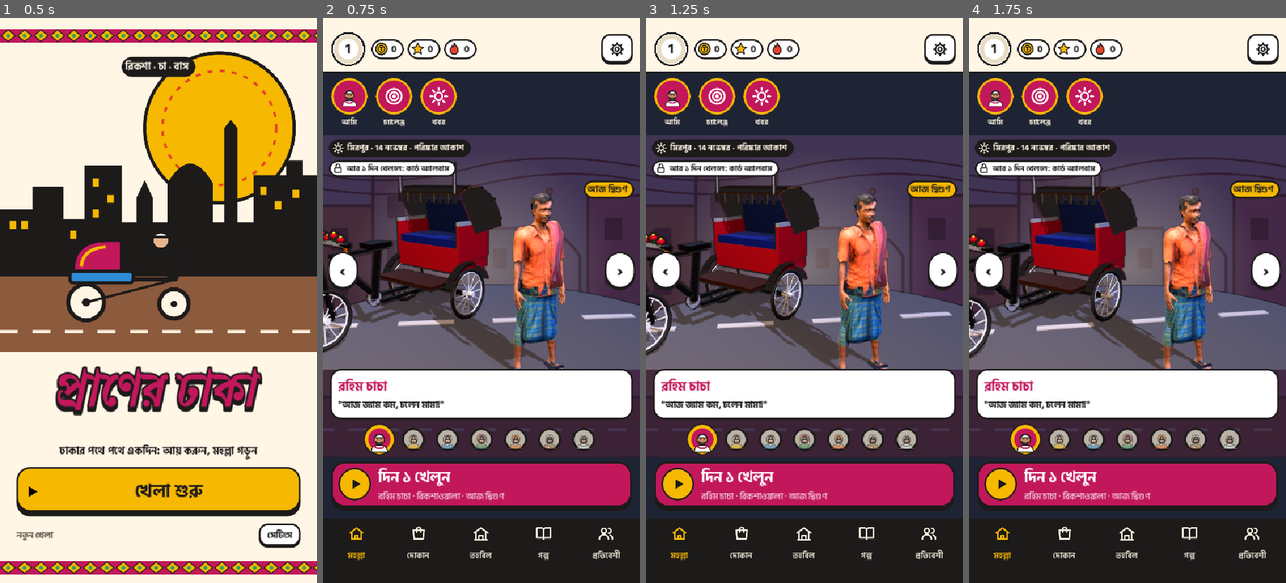
Above: before the commit, frames 1-4 (left to right).
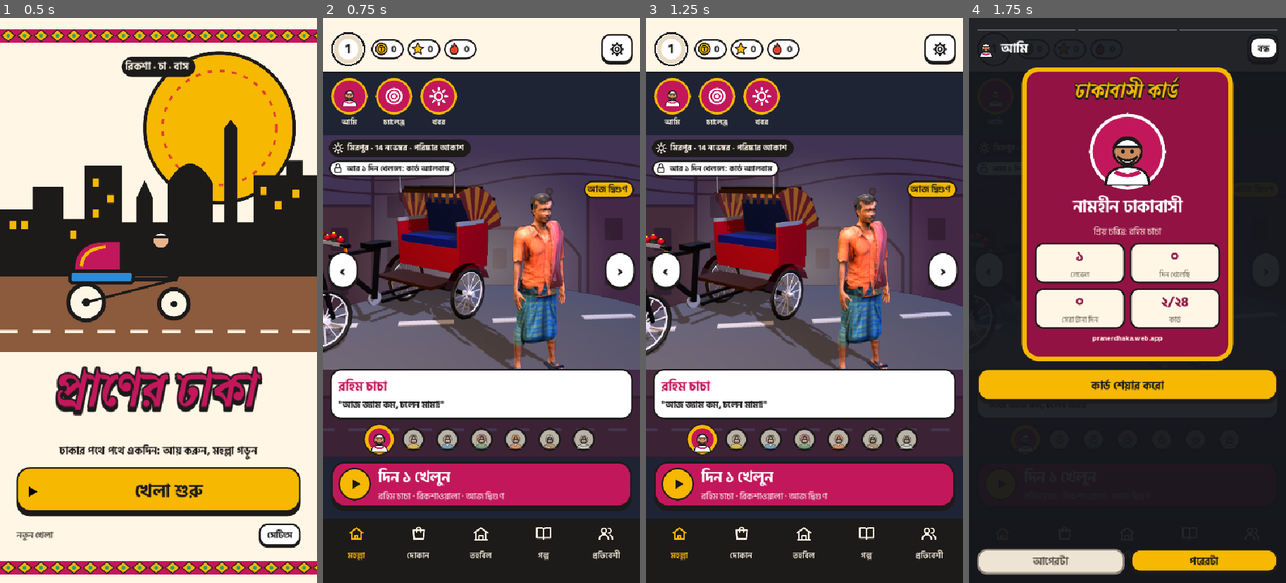
Above: after the commit, the same moments.

Repository: Habibur-Rahman-KUET-09/Dhakay-Akdin
Game: Godot game, scene res://scenes/main.tscn
The game is run twice, just before and just after one commit, with the same random seed, the same clock (stepped at 60 frames per second) and the same inputs.
Inputs (mouse positions are in pixels of both pictures, inside the frame that each line leads up to; where the layout moved, square brackets give the same spot in the first picture):
- Up to frame 1 (0.5 s): no input
- Up to frame 2 (0.75 s): click "খেলা শুরু" at 0.5 s
- Up to frame 3 (1.25 s): no input
- Up to frame 4 (1.75 s): click (994, 102) [994, 131] at 1.25 s

Frame 1 is identical in both runs. In frame 2, 2.1% of the frame differs, in the area x 0-100%, y 25-57%; in frame 3, 2.0%; in frame 4, 82%, in the area x 0-100%, y 0-99%.

Commit message:
Home: the story circles and the faces under the stage can be tapped [skip ci]
Their buttons sat inside a column or a centring box, which laid them out
as children of no size: nothing to tap. Each is now drawn over the whole
circle or face by a MarginContainer. Also: Rahim's wave stays at shoulder
height (higher pulled the sleeve), and the stage drops the cartoon
outlines when a real-looking person stands on it.

Co-Authored-By: Claude Opus 5.5 <noreply@anthropic.com>
Claude-Session: https://claude.ai/code/session_01D5VTTbiAkjZrLBvbSQEf7i

Diff:
--- a/game/scripts/ui/home.gd
+++ b/game/scripts/ui/home.gd
@@ -631,15 +631,22 @@
 	name.horizontal_alignment = HORIZONTAL_ALIGNMENT_CENTER
 	name.autowrap_mode = TextServer.AUTOWRAP_OFF
 	col.add_child(name)
+	# The whole circle and its name are one button, drawn over them (a
+	# MarginContainer gives both the full size; inside the column the
+	# button would be a row of no size, and nothing to tap).
+	var wrap := MarginContainer.new()
+	wrap.mouse_filter = Control.MOUSE_FILTER_IGNORE
+	col.mouse_filter = Control.MOUSE_FILTER_IGNORE
+	wrap.add_child(col)
 	var tap := Button.new()
 	tap.name = "Story_" + str(item.id)
 	tap.flat = true
-	tap.set_anchors_preset(Control.PRESET_FULL_RECT)
+	tap.mouse_filter = Control.MOUSE_FILTER_PASS
 	for state in ["normal", "hover", "pressed", "focus"]:
 		tap.add_theme_stylebox_override(state, StyleBoxEmpty.new())
 	tap.pressed.connect(_open_story.bind(i))
-	col.add_child(tap)
-	return col
+	wrap.add_child(tap)
+	return wrap
 
 
 func _share_id() -> void:
@@ -925,13 +932,17 @@
 	bottom.add_child(faces)
 	for w in WHO:
 		var picked: bool = w == who
-		var holder := CenterContainer.new()
+		# The face centred, and a button the whole spot's size over it.
+		var holder := MarginContainer.new()
 		holder.custom_minimum_size = Vector2(52, 52)
-		holder.add_child(_face(w, 50 if picked else 40, picked, progress.open_characters().has(w)))
+		holder.mouse_filter = Control.MOUSE_FILTER_IGNORE
+		var centre := CenterContainer.new()
+		centre.mouse_filter = Control.MOUSE_FILTER_IGNORE
+		centre.add_child(_face(w, 50 if picked else 40, picked, progress.open_characters().has(w)))
+		holder.add_child(centre)
 		var tap := Button.new()
 		tap.name = "Pick_" + w
 		tap.flat = true
-		tap.set_anchors_preset(Control.PRESET_FULL_RECT)
 		for state in ["normal", "hover", "pressed", "focus"]:
 			tap.add_theme_stylebox_override(state, StyleBoxEmpty.new())
 		tap.pressed.connect(_pick.bind(w))
--- a/game/scripts/ui/showcase.gd
+++ b/game/scripts/ui/showcase.gd
@@ -211,7 +211,8 @@
 	m.mesh = mesh
 	var paint := Models.traffic_material(PackedColorArray([a, b]), false)
 	paint.set_shader_parameter("custom_data", Vector4(0, 0, 0, 1))
-	paint.next_pass = Heroes.outline(0.02)
+	if not _real:
+		paint.next_pass = Heroes.outline(0.02)
 	m.material_override = paint
 	m.position = at
 	m.rotation.y = yaw
@@ -223,7 +224,8 @@
 	var m := MeshInstance3D.new()
 	m.mesh = mesh
 	var mat := Models.material()
-	mat.next_pass = Heroes.outline(0.02)
+	if not _real:
+		mat.next_pass = Heroes.outline(0.02)
 	m.material_override = mat
 	m.position = at
 	m.rotation.y = yaw
@@ -243,7 +245,8 @@
 	var m := StandardMaterial3D.new()
 	m.albedo_color = fill.darkened(0.35) if night else fill
 	m.roughness = 1.0
-	m.next_pass = Heroes.outline(0.03)
+	if not _real:
+		m.next_pass = Heroes.outline(0.03)
 	g.material_override = m
 	g.position.y = -0.06
 	_pivot.add_child(g)
@@ -333,7 +336,8 @@
 	var colours: Array = v.get_meta("colours")
 	var paint := Models.traffic_material(PackedColorArray([colours[0], colours[1]]), false)
 	paint.set_shader_parameter("custom_data", Vector4(0, 0, 0, 1))
-	paint.next_pass = Heroes.outline(0.02)
+	if not _real:
+		paint.next_pass = Heroes.outline(0.02)
 	(v.get_meta("body") as MeshInstance3D).material_override = paint
 	var plain := Models.material()
 	for w in v.get_meta("wheels"):
--- a/game/scripts/world/person.gd
+++ b/game/scripts/world/person.gd
@@ -305,12 +305,13 @@
 				tw.tween_property(self, "nod", 0.22, 0.18).set_trans(Tween.TRANS_SINE)
 				tw.tween_property(self, "nod", 0.0, 0.18).set_trans(Tween.TRANS_SINE)
 		_:
-			# A wave: the right arm up at the side, the forearm swinging.
-			tw.tween_property(self, "arm_r", Vector3(-0.35, 0, -2.05), 0.35).set_trans(Tween.TRANS_BACK).set_ease(Tween.EASE_OUT)
-			tw.parallel().tween_property(self, "fore_r", Vector3(0, 0, -0.25), 0.35)
+			# A wave: the upper arm out at shoulder height (no higher, or the
+			# sleeve pulls), the forearm up from the elbow and swinging.
+			tw.tween_property(self, "arm_r", Vector3(-0.3, 0, -1.3), 0.35).set_trans(Tween.TRANS_BACK).set_ease(Tween.EASE_OUT)
+			tw.parallel().tween_property(self, "fore_r", Vector3(0, 0, -1.7), 0.35)
 			for k in 3:
-				tw.tween_property(self, "fore_r", Vector3(0, 0, -0.75), 0.16).set_trans(Tween.TRANS_SINE)
-				tw.tween_property(self, "fore_r", Vector3(0, 0, -0.1), 0.16).set_trans(Tween.TRANS_SINE)
+				tw.tween_property(self, "fore_r", Vector3(0, 0, -2.05), 0.16).set_trans(Tween.TRANS_SINE)
+				tw.tween_property(self, "fore_r", Vector3(0, 0, -1.4), 0.16).set_trans(Tween.TRANS_SINE)
 	tw.tween_property(self, "arm_r", Vector3.ZERO, 0.4).set_trans(Tween.TRANS_SINE)
 	tw.parallel().tween_property(self, "arm_l", Vector3.ZERO, 0.4).set_trans(Tween.TRANS_SINE)
 	tw.parallel().tween_property(self, "fore_r", Vector3.ZERO, 0.4).set_trans(Tween.TRANS_SINE)
